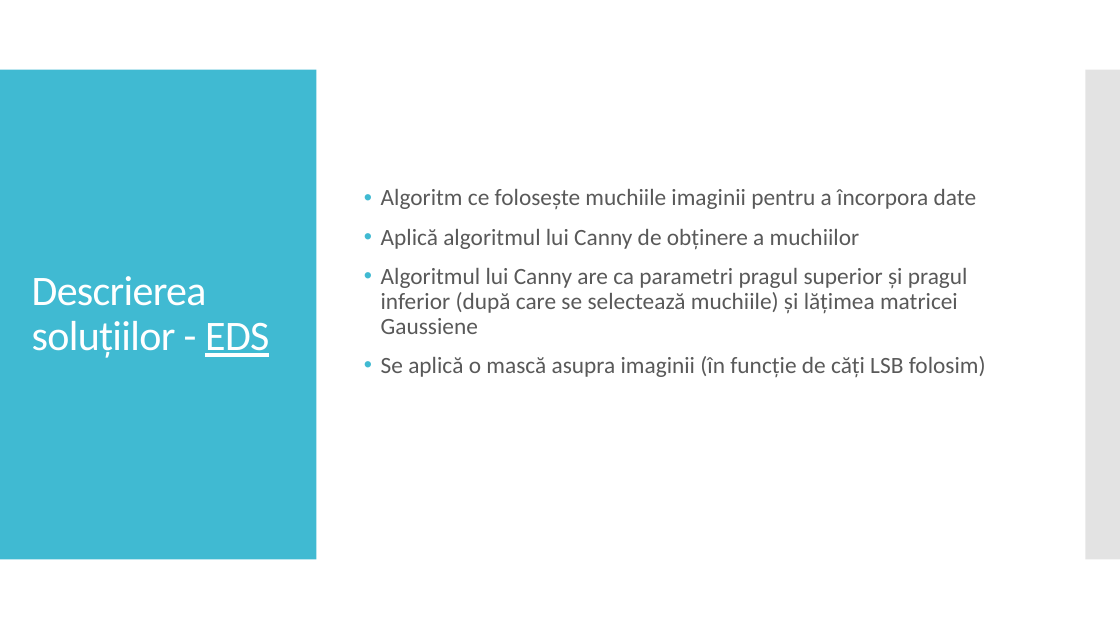
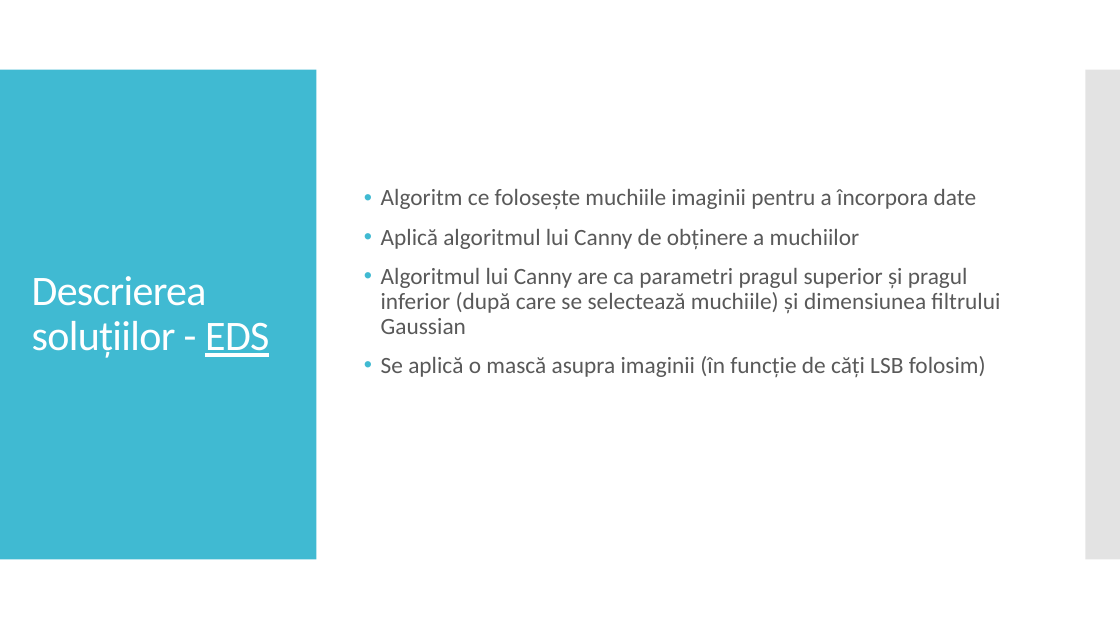
Before and after one commit to AlexDomnaru/StegoAlgorithms, a slide deck: slide 21 of Licenta2018DomnaruAlexandru/Prezentare.pptx. Drawn at 1120x630 pixels with LibreOffice and Linux fonts; fonts in the diff are those of the drawing. Boxes give left, top, right and bottom in pixels: in the first picture for what was removed or moved away, otherwise in the second. Text is boxed around its words. In the diff, an @@ line names an element or a change of style, - is before the commit and + after.

```diff
--- a/Licenta2018DomnaruAlexandru/Prezentare.pptx
+++ b/Licenta2018DomnaruAlexandru/Prezentare.pptx
@@ text at [381,268,1000,334]: text changed @@
-• Algoritmul lui Canny are ca parametri pragul superior și pragul inferior (după care se selectează muchiile) și lățimea matricei Gaussiene
+• Algoritmul lui Canny are ca parametri pragul superior și pragul inferior (după care se selectează muchiile) și dimensiunea filtrului Gaussian
```
Also in this commit, not shown: 1 other slide changed, 10 other files.
